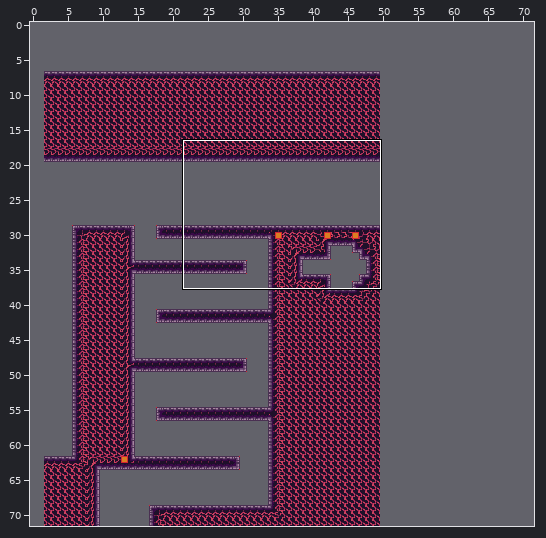
Two versions of a level (Tiled map (JSON), assets/world/room/fire1a.json). The first picture is a wide view before the edit; the outline marks the close-up.
Close-up. Before:
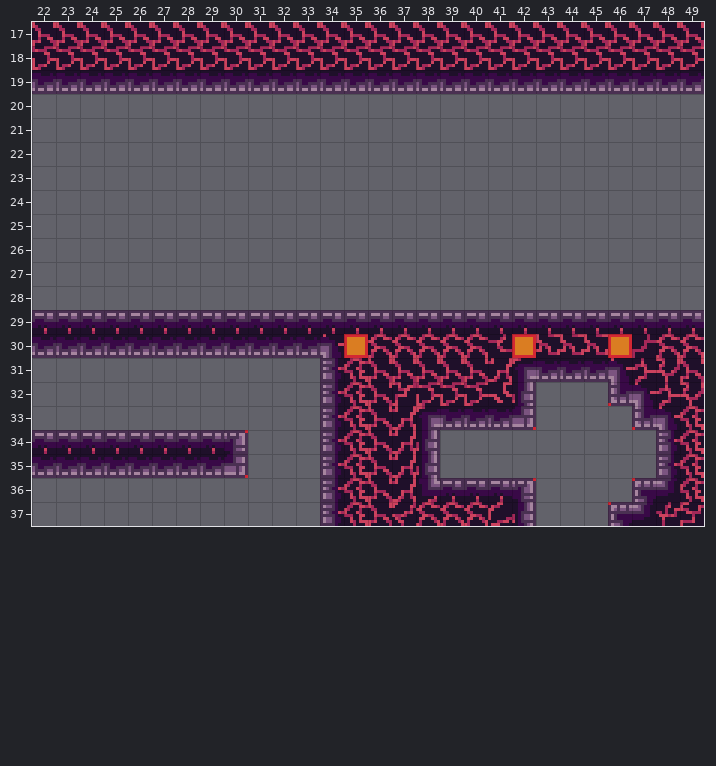
Cells are 8x8 px. Shown: x 22..49, y 17..37. The commit also changed other parts of the map, which this record leaves out. The old version is drawn lined up with the new one. Layer "entity" is drawn -13,-5 px off the grid.
After the commit:
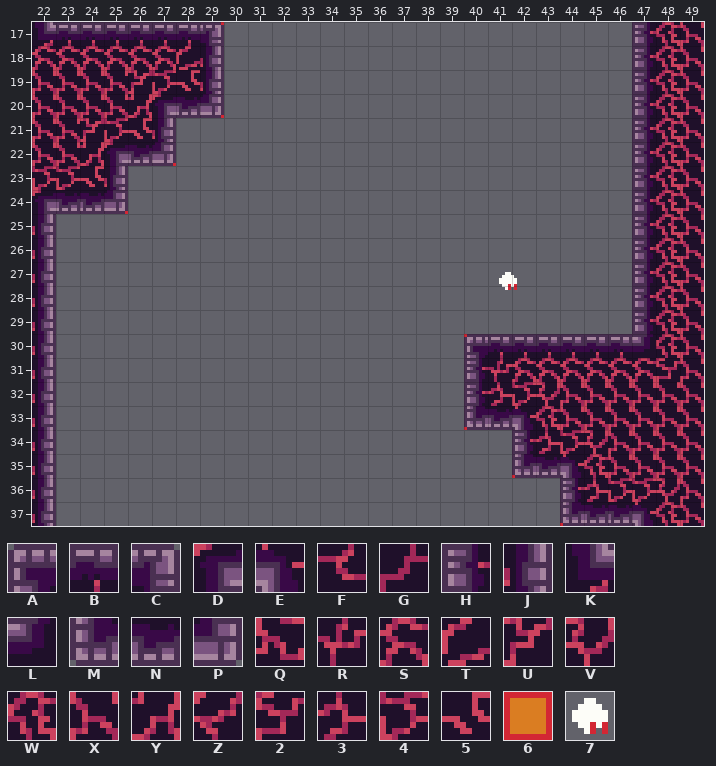
Key: from "fire": A 0, B 1, C 2, D 3, E 4, F 11, G 12, H 13, J 15, K 16, L 17, M 26, N 27, P 28, Q 47, R 49, S 50, T 51, U 60, V 61, W 62, X 63, Y 64, Z 73, 2 74, 3 75, 4 76, 5 77; from "tools": 6 1 "ground", 7 3 "Fire Charge".
_ is an empty cell, # one hidden under a higher layer.
Log entry: Fire level foundations.
Change:
map size 48x80 -> 72x72 cells (old content now starts at 2,-8; both pictures use the new coordinates)
Layer "draft":
y 17..19: x 30..46 ################# -> _________________
y 20: x 29 _ -> 6
y 22: x 27 _ -> 6
y 24: x 25 _ -> 6
y 29: x 23..46 ######################## -> ________________________
y 30: x 23..39 ############6#### -> _________________
y 31..33: x 34..39 ###### -> ______
y 34: x 23..30 #######6 -> ________; x 34..38 ##### -> _____
y 35: x 23..30 #######6 -> ________; x 34..38 ##### -> _____; x 42 _ -> 6
y 36: x 34..42 ########6 -> _________
y 37: x 34..42 ######### -> _________; x 44 _ -> 6
Layer "entity":
y 28: x 43 _ -> 7
Layer "map":
y 17: x 22..48 XXXXXXXXXXXXXXXXXXXXXXXXXXX -> KBBBBBBC_________________HW
y 18: x 22..49 4444444444444444444444444444 -> SSSSSSTJ_________________HWX
y 19: x 22..49 NNNNNNNNNNNNNNNNNNNNNNNNNNNN -> XXXXU45J_________________HWX
y 20: x 22..29 ________ -> XXXXYDNP; x 47..49 ___ -> HWX
y 21: x 22..27 ______ -> XXU45J; x 47..49 ___ -> HWX
y 22: x 22..27 ______ -> XXYDNP; x 47..49 ___ -> HWX
y 23: x 22..25 ____ -> 445J; x 47..49 ___ -> HWX
y 24: x 22..25 ____ -> DNNP; x 47..49 ___ -> HWX
y 25..28: x 22 _ -> J; x 47..49 ___ -> HWX
y 29: x 22..49 BBBBBBBBBBBBBBBBBBBBBBBBBBBB -> J________________________HWX
y 30: x 22..34 NNNNNNNNNNNNE -> J____________; x 36..49 SSSSSF_QQQ_GSS -> ____ABBBBBBLWX
y 31: x 22 _ -> J; x 34..48 HWXXXXXYDNNNE3V -> ______HRSSSSSS2
y 32: x 22 _ -> J; x 34..49 HWXU4445J___ME3V -> ______H34VXXXXXX
y 33: x 22 _ -> J; x 34..40 HWXYDNN -> ______M; x 42..49 P____MEW -> EWXXXXXX
y 34: x 22..30 BBBBBBBBC -> J________; x 34..38 HWXYJ -> _____; x 42..49 ______HW -> H34VXXXX
y 35: x 22..30 NNNNNNNNP -> J________; x 34..38 HWXYJ -> _____; x 42..49 ______HW -> MNEWXXXX
y 36: x 22 _ -> J; x 34..42 HWXYKBBBC -> _________; x 44..49 ___ALW -> H344VX
y 37: x 22 _ -> J; x 34..42 HWXZSSSTJ -> _________; x 44..49 __ALR2 -> MNNEWX
Changed places in both close-ups, as pixel boxes (x1, y1, x2, y2):
changed: (32, 22, 704, 526)
